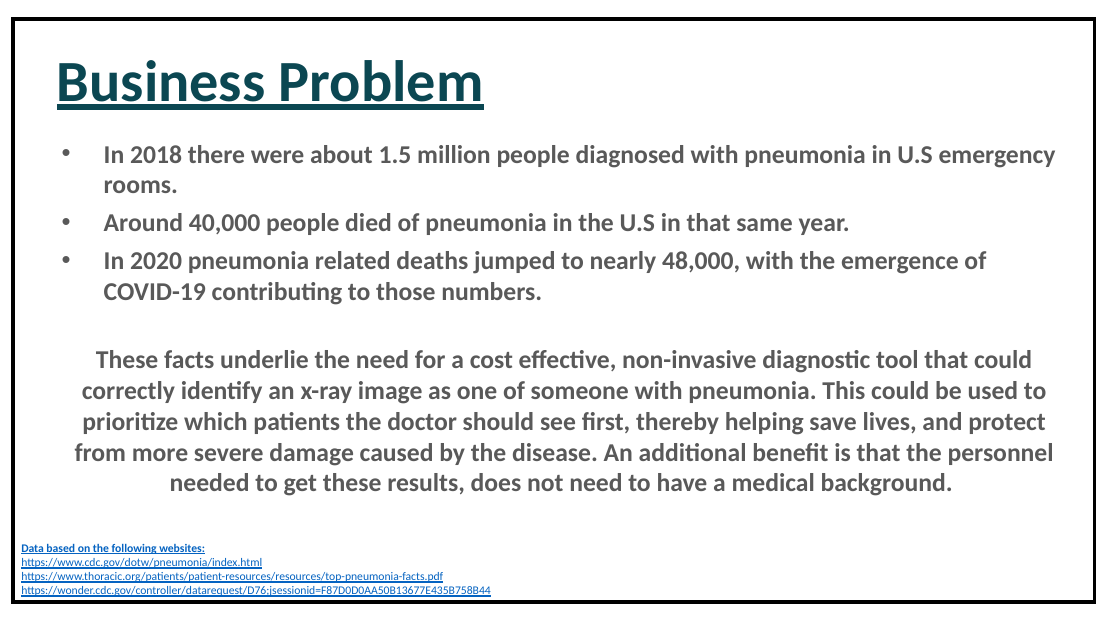
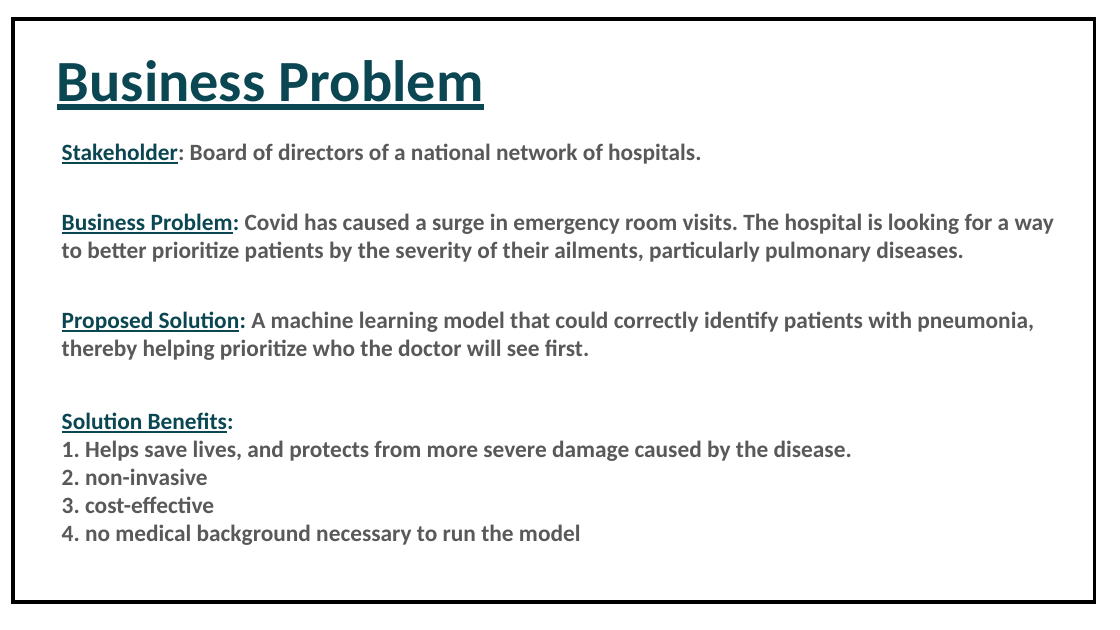
Before and after one commit to Freddy-2021/Using-a-Convolutional-Neural-Network-to-Help-Detect-Pneumonia, a slide deck: slide 3 of Phese_4_Project_Presentation.pptx. Drawn at 1120x630 pixels with LibreOffice and Linux fonts; fonts in the diff are those of the drawing. Boxes give left, top, right and bottom in pixels: in the first picture for what was removed or moved away, otherwise in the second. Text is boxed around its words. In the diff, an @@ line names an element or a change of style, - is before the commit and + after.

```diff
--- a/Phese_4_Project_Presentation.pptx
+++ b/Phese_4_Project_Presentation.pptx
@@ text at bbox=[62, 143, 1054, 545]: text changed; size 22 to 20 pt @@
-• In 2018 there were about 1.5 million people diagnosed with pneumonia in U.S emergency rooms.
-• Around 40,000 people died of pneumonia in the U.S in that same year.
-• In 2020 pneumonia related deaths jumped to nearly 48,000, with the emergence of COVID-19 contributing to those numbers.
-These facts underlie the need for a cost effective, non-invasive diagnostic tool that could correctly identify an x-ray image as one of someone with pneumonia. This could be used to prioritize which patients the doctor should see first, thereby helping save lives, and protect from more severe damage caused by the disease. An additional benefit is that the personnel needed to get these results, does not need to have a medical background.
+Stakeholder: Board of directors of a national network of hospitals.
+Business Problem: Covid has caused a surge in emergency room visits. The hospital is looking for a way to better prioritize patients by the severity of their ailments, particularly pulmonary diseases.
+Proposed Solution: A machine learning model that could correctly identify patients with pneumonia, thereby helping prioritize who the doctor will see first.
+Solution Benefits:
+1. Helps save lives, and protects from more severe damage caused by the disease.
+2. non-invasive
+3. cost-effective
+4. no medical background necessary to run the model
@@ text removed at bbox=[21, 544, 491, 597] @@
-Data based on the following websites:
-https://www.cdc.gov/dotw/pneumonia/index.html
-https://www.thoracic.org/patients/patient-resources/resources/top-pneumonia-facts.pdf
-https://wonder.cdc.gov/controller/datarequest/D76;jsessionid=F87D0D0AA50B13677E435B758B44
```
Also in this commit, not shown: 3 other slides changed, 6 other files.
